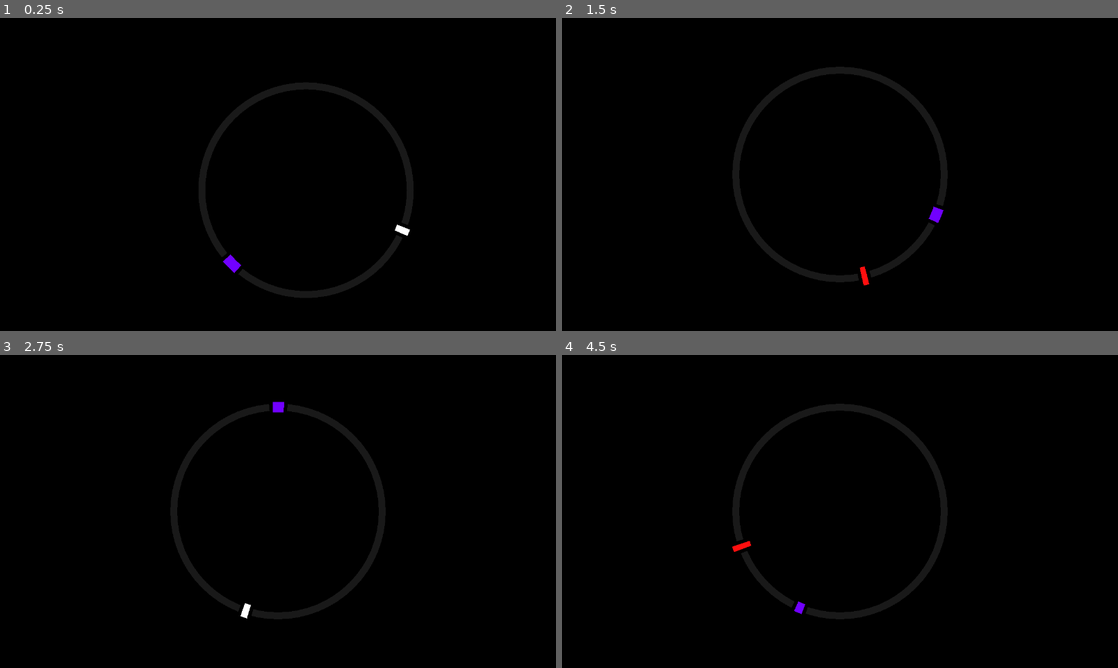
Above: before the commit, frames 1-4 (two rows, left to right).
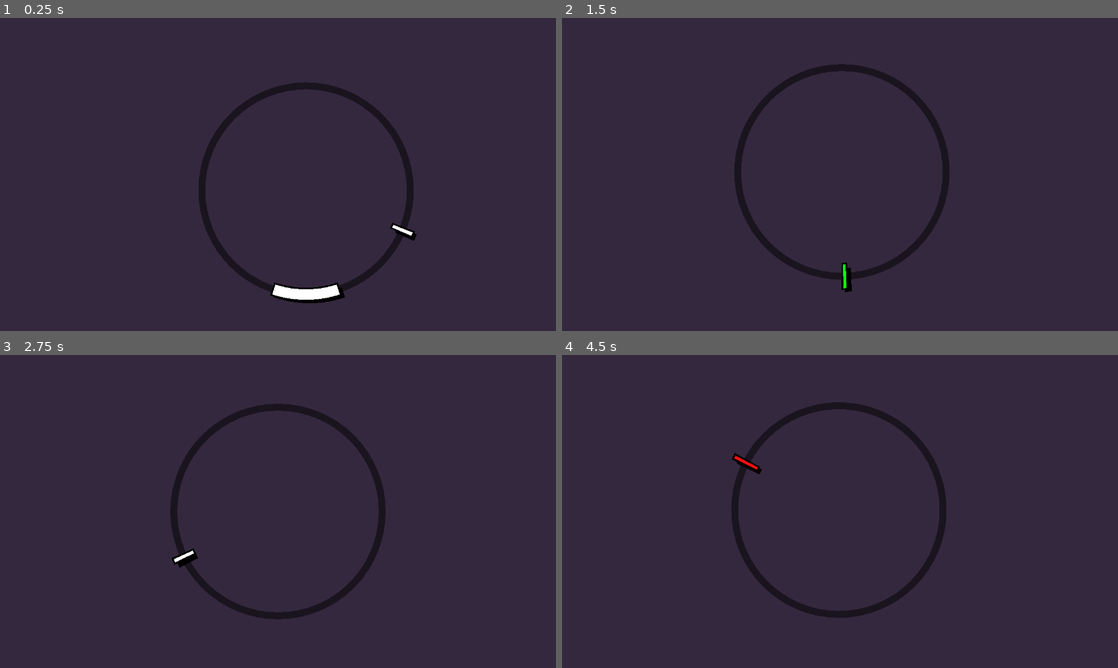
Above: after the commit, the same moments.

Repository: Ayabee527/mini-jam-214-machines
Game: Godot game, scene res://main/main.tscn
Two runs of this game, one before a commit and one after it. Both use one fixed random seed, a clock stepped at 60 frames per second and the inputs below.
Inputs:
- Up to frame 1 (0.25 s): no input
- Up to frame 2 (1.5 s): tap Space (confirm) at 0.6, 1.35 s
- Up to frame 3 (2.75 s): tap Space (confirm) at 2.1 s
- Up to frame 4 (4.5 s): tap Space (confirm) at 2.85, 3.6, 4.35 s

The runs differ from the first frame. In frame 1, 98% of the frame differs, in the area x 0-100%, y 0-100%; in frame 2, 98%; in frame 3, 98%; in frame 4, 98%.

Commit message:
more dial graphics + starting gauge functionality

Diff:
--- a/game_new/autoloads/GameManager.gd
+++ b/game_new/autoloads/GameManager.gd
@@ -1,4 +1,5 @@
 extends Node
 
-func _process(delta: float) -> void:
-	pass
+enum GaugeID {
+	START_GAME
+}
--- a/game_new/dial/dial.gd
+++ b/game_new/dial/dial.gd
@@ -1,5 +1,8 @@
 class_name Dial
 extends Node2D
+
+signal cursor_missed()
+signal gauge_confirmed(id: GameManager.GaugeID)
 
 @export var clockwise: bool = true
 @export var cursor_paused: bool = false
@@ -9,13 +12,14 @@
 @export_group("Graphics")
 @export var radius: float = 60.0
 @export var breadth: float = 4.0
+@export var shadow_offset: Vector2 = Vector2.ONE * 2.0
 @export_subgroup("Gauges", "gauge")
 @export var gauge_sheath: float = 2.0
 @export var gauge_outline: float = 2.0
 @export_subgroup("Cursor", "cursor")
-@export_range(0.0, 0.5, 0.005) var cursor_half_width: float = 0.01
-@export var cursor_sheath: float = 4.0
-@export var cursor_outline: float = 4.0
+@export var cursor_half_width: float = 0.005
+@export var cursor_sheath: float = 8.0
+@export var cursor_outline: float = 2.0
 
 var state: DialState
 
@@ -24,10 +28,11 @@
 var cursor_color: Color = Color.WHITE
 
 func _ready() -> void:
+	MainCam.target = self
 	state = DialState.new()
 
 	cursor_length = breadth + cursor_sheath
-	cursor_radius = cursor_half_width * TAU
+	cursor_radius = cursor_half_width * TAU / 2.0
 
 func _process(delta: float) -> void:
 	update_cursor(delta)
@@ -43,39 +48,53 @@
 	# Draws dial ring
 	draw_circle(
 		Vector2.ZERO, radius,
-		Color("191919ff"), false, breadth
+		Color("00000080"), false, breadth
 	)
 
 	draw_gauges()
 	draw_cursor()
 
 func draw_cursor() -> void:
-	var cursor_outline_radius: float = cursor_radius + (cursor_outline / radius)
 	draw_arc(
 		Vector2.ZERO, radius,
-		state.cursor_angle - (cursor_outline_radius / 2.0), state.cursor_angle + (cursor_outline_radius / 2.0),
-		4, Color.BLACK, cursor_length + cursor_outline
+		state.cursor_angle - cursor_radius - (cursor_outline * 0.5 / radius),
+		state.cursor_angle + cursor_radius + (cursor_outline * 0.5 / radius),
+		16, Color.BLACK, cursor_length + cursor_outline
+	)
+	draw_arc(
+		shadow_offset, radius,
+		state.cursor_angle - cursor_radius - (cursor_outline * 0.5 / radius),
+		state.cursor_angle + cursor_radius + (cursor_outline * 0.5 / radius),
+		16, Color.BLACK, cursor_length
 	)
 	draw_arc(
 		Vector2.ZERO, radius,
-		state.cursor_angle - (cursor_radius / 2.0), state.cursor_angle + (cursor_radius / 2.0),
-		4, cursor_color, cursor_length
+		state.cursor_angle - cursor_radius,
+		state.cursor_angle + cursor_radius,
+		16, cursor_color, cursor_length
 	)
 
 func draw_gauges() -> void:
 	for gauge: Gauge in state.gauges:
 		draw_arc(
 			Vector2.ZERO, radius,
-			gauge.cur_angle - (gauge.cur_width * TAU / 2.0) - (gauge_outline / radius),
-			gauge.cur_angle + (gauge.cur_width * TAU / 2.0) + (gauge_outline / radius),
+			gauge.cur_angle - (gauge.cur_width * TAU / 2.0) - (gauge_outline * 0.5 / radius),
+			gauge.cur_angle + (gauge.cur_width * TAU / 2.0) + (gauge_outline * 0.5 / radius),
 			64, Color.BLACK,
 			breadth + gauge_sheath + gauge_outline
+		)
+		draw_arc(
+			shadow_offset, radius,
+			gauge.cur_angle - (gauge.cur_width * TAU / 2.0) - (gauge_outline * 0.5 / radius),
+			gauge.cur_angle + (gauge.cur_width * TAU / 2.0) + (gauge_outline * 0.5 / radius),
+			64, Color.BLACK,
+			breadth + gauge_sheath
 		)
 		draw_arc(
 			Vector2.ZERO, radius,
 			gauge.cur_angle - (gauge.cur_width * TAU / 2.0),
 			gauge.cur_angle + (gauge.cur_width * TAU / 2.0),
-			max(4, 64 * gauge.cur_width), gauge.color,
+			64, gauge.color,
 			breadth + gauge_sheath
 		)
 
@@ -94,7 +113,7 @@
 	var expired_gauges: Array[Gauge] = []
 	for gauge: Gauge in state.gauges:
 		if gauge.move_period != 0:
-			var a_speed = TAU / period
+			var a_speed = TAU / gauge.move_period
 			if not gauge.moves_clockwise:
 				a_speed *= -1
 			gauge.cur_angle += a_speed * delta
@@ -117,7 +136,7 @@
 	var tween = create_tween().set_ease(Tween.EASE_OUT).set_trans(Tween.TRANS_BACK)
 	tween.set_parallel()
 	tween.tween_property(
-		self, "cursor_radius", cursor_half_width * TAU, squish_time
+		self, "cursor_radius", cursor_half_width * TAU / 2.0, squish_time
 	).from(cursor_radius / squish_factor)
 	tween.tween_property(
 		self, "cursor_length", breadth + cursor_sheath, squish_time
@@ -150,9 +169,15 @@
 	var confirmed_gauge: Gauge = check_gauged()
 	if confirmed_gauge == null:
 		stun_cursor()
+		MainCam.shake(5, 5, 5)
+		cursor_missed.emit()
 	else:
 		squish_cursor(3.0, stun_time)
 		var tween: Tween = create_tween().set_ease(Tween.EASE_IN_OUT).set_trans(Tween.TRANS_CIRC)
 		tween.tween_property(
 			self, "cursor_color", Color.WHITE, stun_time
 		).from(Color.GREEN)
+
+		gauge_confirmed.emit(confirmed_gauge.id)
+		state.remove_gauge(confirmed_gauge)
+		MainCam.shake(10, 5, 5)
--- a/game_new/dial/dial_state.gd
+++ b/game_new/dial/dial_state.gd
@@ -14,6 +14,7 @@
 	cursor_angle = TAU * (dial_amount / MAX_DIAL)
 
 func add_gauge(gauge: Gauge) -> void:
+	gauge.initialize()
 	gauges.append(gauge)
 
 func remove_gauge(gauge: Gauge) -> void:
--- a/game_new/dial/gauge.gd
+++ b/game_new/dial/gauge.gd
@@ -1,7 +1,7 @@
 class_name Gauge
 extends RefCounted
 
-var name: StringName = &""
+var id: GameManager.GaugeID = GameManager.GaugeID.START_GAME
 var color: Color = Color.WHITE
 var start_angle: float = 0.0
 var width: float = 0.05
@@ -23,6 +23,4 @@
 	var self_left: float = cur_angle - (cur_width * TAU / 2.0)
 	var self_right: float = cur_angle + (cur_width * TAU / 2.0)
 
-	prints(left, right, self_left, self_right)
-
 	return left < self_right and right > self_left
--- /dev/null
+++ b/game_new/machiners/machiner.gd
@@ -0,0 +1,4 @@
+class_name Machiner
+extends Resource
+
+@export var type: String = ""
--- /dev/null
+++ b/game_new/main/component_handler.gd
@@ -0,0 +1,10 @@
+class_name ComponentHandler
+extends Node
+
+var machiner: Dictionary = {
+
+}
+
+func _on_dial_gauge_confirmed(id: GameManager.GaugeID) -> void:
+	match id:
+		pass
--- a/game_new/main/main.gd
+++ b/game_new/main/main.gd
@@ -1,23 +1,35 @@
 extends Node2D
 
 @export var dial: Dial
+@export var bg_color: ColorRect
 
 var dial_state: DialState
 
 func _ready() -> void:
 	dial_state = dial.get_state()
-	var g = Gauge.new()
-	g.color = Color.from_hsv(
-		randf(), 1.0, 1.0
-	)
-	g.start_angle = TAU * randf()
-	g.width = randf_range(0.01, 0.2)
-	g.lifetime = randf_range(5, 10)
-	g.moves_clockwise = false
-	g.move_period = randf_range(3, 10)
-	g.initialize()
-	dial_state.add_gauge(g)
+	add_start_gauge()
+
+func add_start_gauge() -> void:
+	var sg = Gauge.new()
+	sg.color = Color.WHITE
+	sg.lifetime = 600
+	sg.width = 0.1
+	sg.start_angle = PI/2.0
+	dial_state.add_gauge(sg)
 
 func _input(_event: InputEvent) -> void:
 	if Input.is_action_just_pressed("debug_restart") and OS.is_debug_build():
 		get_tree().reload_current_scene()
+
+
+func _on_dial_gauge_confirmed(id: int) -> void:
+	if id == GameManager.GaugeID.START_GAME:
+		print("game started")
+
+
+func _on_dial_cursor_missed() -> void:
+	pass
+	#var tween = create_tween().set_ease(Tween.EASE_IN_OUT).set_trans(Tween.TRANS_CUBIC)
+	#tween.tween_property(
+		#bg_color, "color", Color("34283e"), 0.5
+	#).from(Color(0.275, 0.0, 0.0, 1.0))
--- a/game_new/main/main.tscn
+++ b/game_new/main/main.tscn
@@ -2,21 +2,55 @@
 
 [ext_resource type="Script" uid="uid://dcot2cfu0es2a" path="res://dial/dial.gd" id="1_53q0u"]
 [ext_resource type="Script" uid="uid://nccet2uesjbh" path="res://main/main.gd" id="1_pjrb6"]
+[ext_resource type="FontFile" uid="uid://cjohmkr4cwqfc" path="res://assets/fonts/friendlyscribbles.ttf" id="2_xwkvk"]
+[ext_resource type="Script" uid="uid://d15dyf3agggex" path="res://main/component_handler.gd" id="4_c651c"]
 
-[node name="Main" type="Node2D" unique_id=1775691758 node_paths=PackedStringArray("dial")]
+[node name="Main" type="Node2D" unique_id=1775691758 node_paths=PackedStringArray("dial", "bg_color")]
 script = ExtResource("1_pjrb6")
 dial = NodePath("Dial")
+bg_color = NodePath("BG/BGColor")
 
 [node name="BG" type="CanvasLayer" parent="." unique_id=996893275]
 layer = -1
 
-[node name="ColorRect" type="ColorRect" parent="BG" unique_id=161908828]
+[node name="BGColor" type="ColorRect" parent="BG" unique_id=161908828]
 custom_minimum_size = Vector2(320, 180)
 offset_right = 40.0
 offset_bottom = 40.0
-color = Color(0, 0, 0, 1)
+color = Color(0.20392157, 0.15686275, 0.24313726, 1)
+
+[node name="CenterContainer" type="CenterContainer" parent="BG" unique_id=1019083673]
+anchors_preset = 15
+anchor_right = 1.0
+anchor_bottom = 1.0
+grow_horizontal = 2
+grow_vertical = 2
+
+[node name="Timer" type="RichTextLabel" parent="BG/CenterContainer" unique_id=1432070701]
+visible = false
+clip_contents = false
+layout_mode = 2
+theme_override_colors/default_color = Color(0.20392157, 0.15686275, 0.24313726, 1)
+theme_override_colors/font_outline_color = Color(0.08199944, 0.0570459, 0.10070933, 1)
+theme_override_constants/outline_size = 16
+theme_override_fonts/normal_font = ExtResource("2_xwkvk")
+theme_override_font_sizes/normal_font_size = 32
+bbcode_enabled = true
+text = "[center][shake]30
+"
+fit_content = true
+autowrap_mode = 0
+horizontal_alignment = 1
+vertical_alignment = 1
 
 [node name="Dial" type="Node2D" parent="." unique_id=1089418009]
 position = Vector2(160, 90)
 script = ExtResource("1_53q0u")
 stun_time = 0.5
+
+[node name="ComponentHandler" type="Node" parent="." unique_id=1083772639]
+script = ExtResource("4_c651c")
+
+[connection signal="cursor_missed" from="Dial" to="." method="_on_dial_cursor_missed"]
+[connection signal="gauge_confirmed" from="Dial" to="." method="_on_dial_gauge_confirmed"]
+[connection signal="gauge_confirmed" from="Dial" to="ComponentHandler" method="_on_dial_gauge_confirmed"]
--- a/game_new/project.godot
+++ b/game_new/project.godot
@@ -38,7 +38,8 @@
 "res://assets/": "purple",
 "res://autoloads/": "gray",
 "res://components/": "yellow",
-"res://dial/": "blue"
+"res://dial/": "blue",
+"res://machiners/": "orange"
 }
 
 [input]
Binary file added: game_new/assets/fonts/fibberish.ttf
Not shown, added: game_new/assets/fonts/fibberish.ttf.import
Binary file added: game_new/assets/fonts/friendlyscribbles.ttf
Not shown, added: game_new/assets/fonts/friendlyscribbles.ttf.import
Not shown, added: game_new/machiners/machiner.gd.uid
Not shown, added: game_new/main/component_handler.gd.uid
